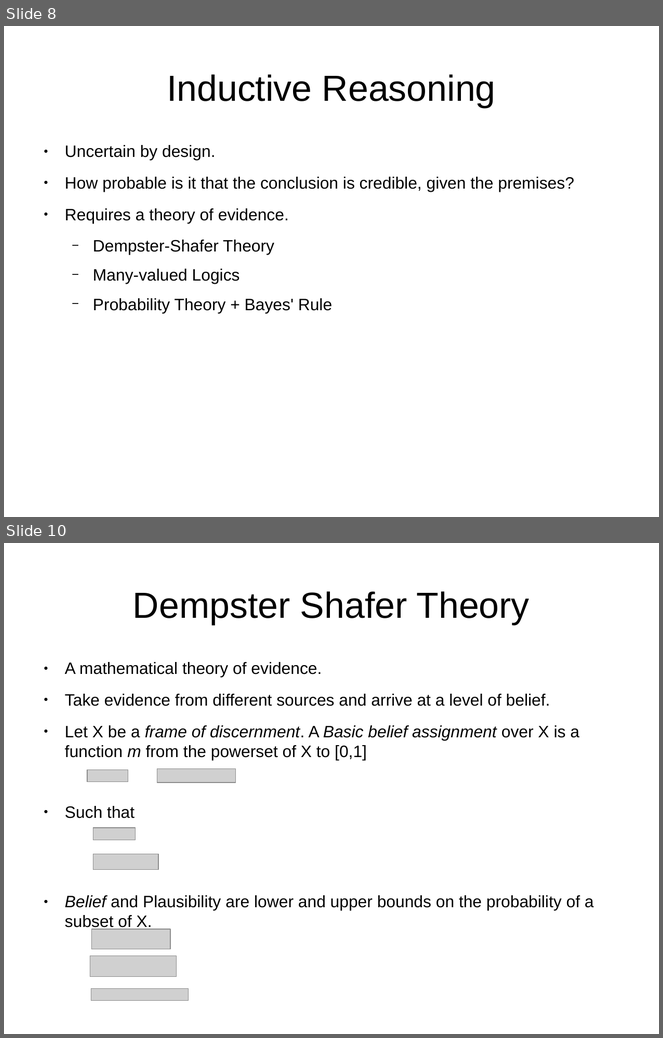
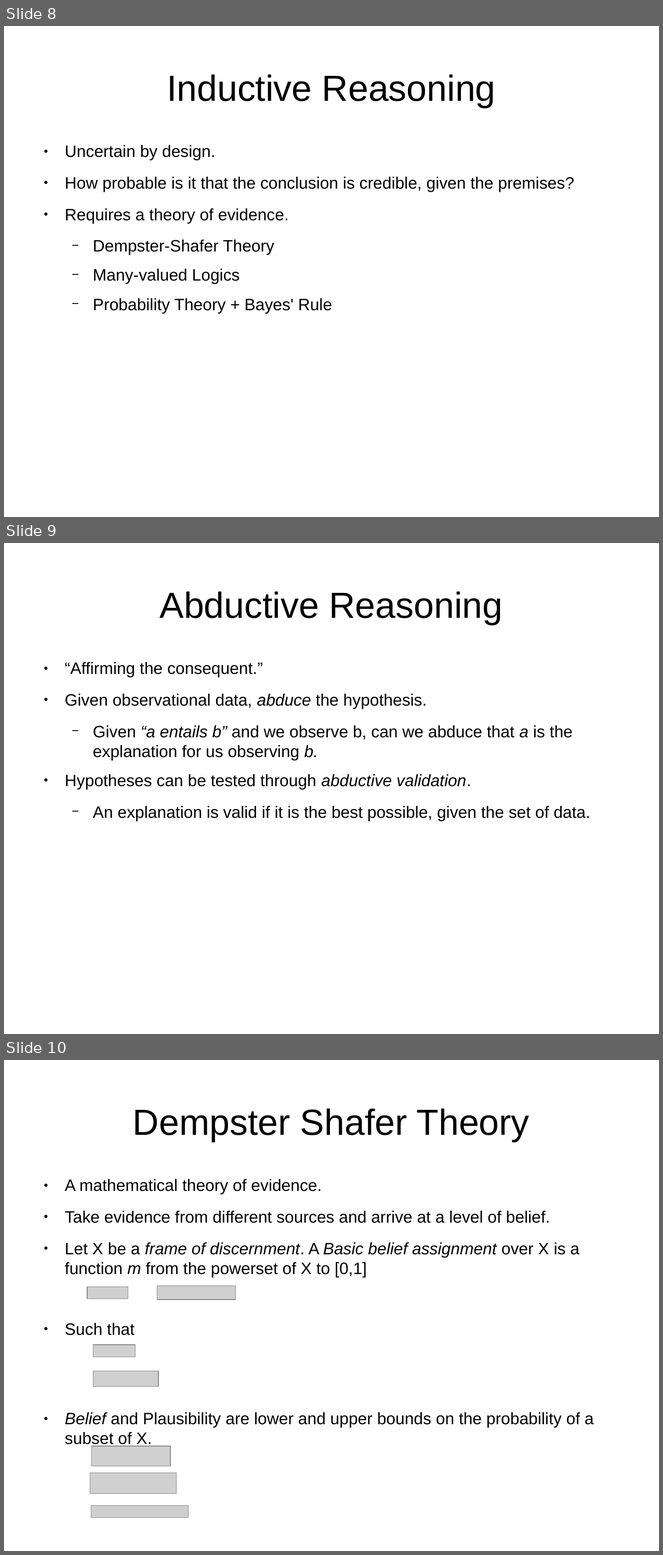
Before and after one commit to bstamour/SLHS, a slide deck: docs/proposal-from-bob.odp. Shown one above the other, each under a label of ours: slides 8 and 10 before the commit, slides 8, 9 and 10 after it; the slides between them are not shown. The pictures are 663x1038 and 663x1555 pixels, drawn with LibreOffice and Linux fonts; fonts in the diff are those of the drawing; grey boxes stand for pictures. Boxes give left, top, right and bottom in pixels: in the first picture for what was removed or moved away, otherwise in the second. Text is boxed around its words. In the diff, an @@ line names an element or a change of style, - is before the commit and + after.

```diff
--- a/docs/proposal-from-bob.odp
+++ b/docs/proposal-from-bob.odp
@@ slide 9 added at (4, 543, 659, 1034), background #FFFFFF @@
@@ title added at (160, 591, 503, 625), 44 pt, text #000000 @@
+Abductive Reasoning
@@ text added at (65, 662, 591, 821), 20 pt, text #000000 @@
+● “Affirming the consequent.”
+● Given observational data, abduce the hypothesis.
+  − Given “a entails b” and we observe b, can we abduce that a is the explanation for us observing b.
+● Hypotheses can be tested through abductive validation.
+  − An explanation is valid if it is the best possible, given the set of data.
```
Also in this commit, not shown: 1 other slide added, 2 slides removed.
